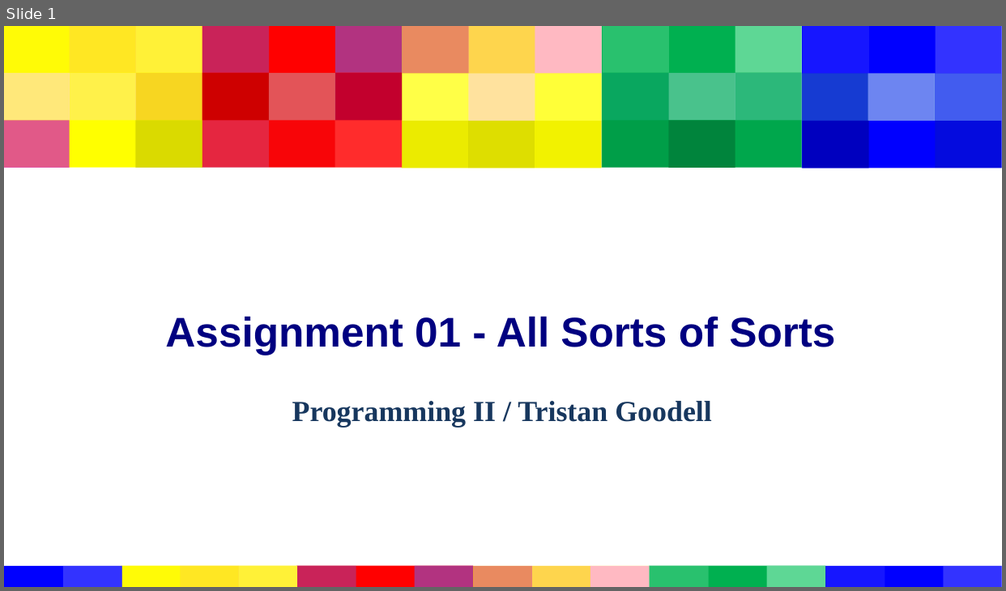
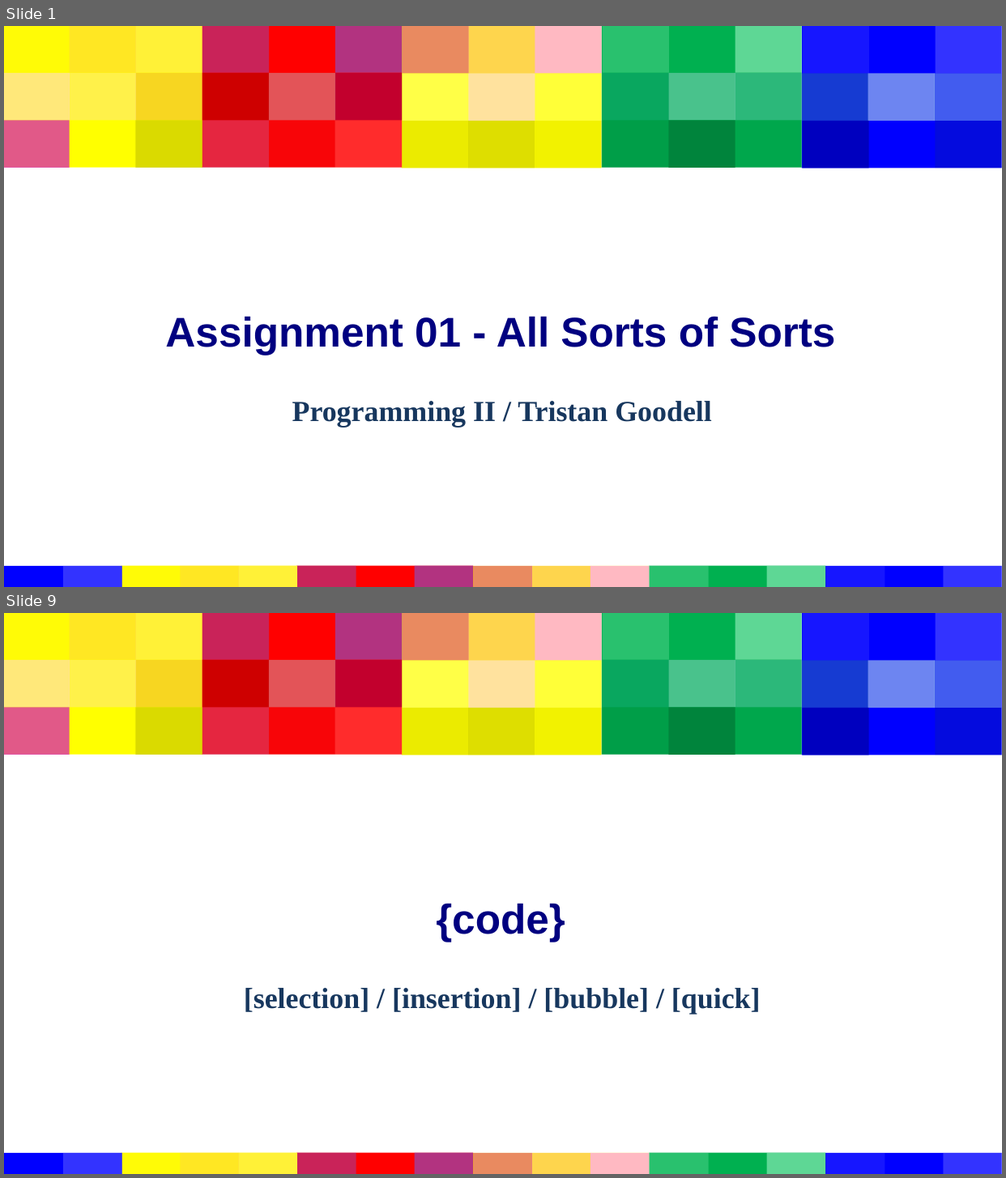
Before and after one commit to tgoodell/Computer-Programming-II, a slide deck: A01/presentation.pptx. Shown one above the other, each under a label of ours: slide 1 before the commit, slides 1 and 9 after it; the slides between them are not shown. The pictures are 1006x591 and 1006x1178 pixels, drawn with LibreOffice and Linux fonts; fonts in the diff are those of the drawing. Boxes give left, top, right and bottom in pixels: in the first picture for what was removed or moved away, otherwise in the second. Text is boxed around its words. In the diff, an @@ line names an element or a change of style, - is before the commit and + after.

```diff
--- a/A01/presentation.pptx
+++ b/A01/presentation.pptx
@@ slide 9 added at (x1=4, y1=613, x2=1002, y2=1174), background #FFFFFF; not listed: 64 template elements that a slide beside it also shows @@
@@ title added at (x1=436, y1=903, x2=565, y2=942), 40 pt, text #000080, bold @@
+{code}
@@ subtitle added at (x1=244, y1=988, x2=761, y2=1015), 28 pt, text #17375E, bold @@
+[selection] / [insertion] / [bubble] / [quick]
```
Also in this commit, not shown: 10 slides changed, 1 other slide added, 19 other files.
